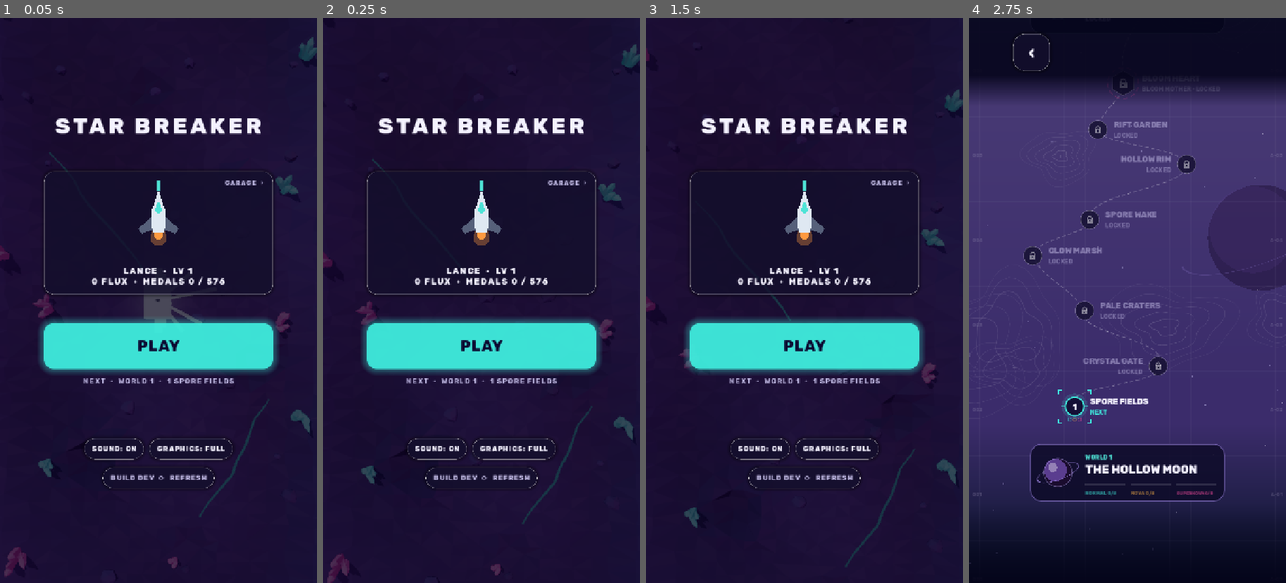
Above: before the commit, frames 1-4 (left to right).
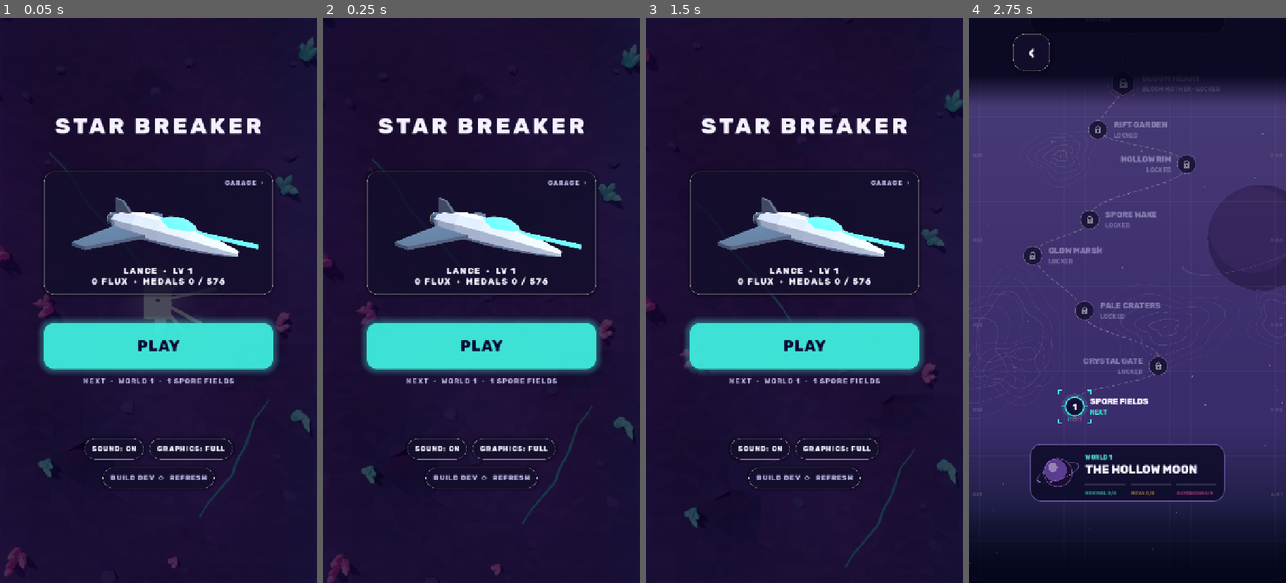
Above: after the commit, the same moments.

Repository: guillaumefont/games
Game: Godot game, scene res://scenes/boot.tscn
Same seed, same stepped clock (60 frames per second), same inputs: the game is played once before the commit and once after it.
Inputs:
- Up to frame 1 (0.05 s): no input
- Up to frame 2 (0.25 s): no input
- Up to frame 3 (1.5 s): click "PLAY" at 0.5 s; click "‹" at 1.25 s
- Up to frame 4 (2.75 s): click "PLAY" at 2 s

The runs differ from the first frame. In frame 1, 2.4% of the frame differs, in the area x 22-82%, y 28-43%; in frame 2, 2.4%; in frame 3, 2.4%; in frame 4, nothing differs.

Commit message:
Star Breaker: home and hangar show the real 3D ship
The home card and the hangar's swipe picker now render the in-game
ship model (VShips.model, painted with the player's colours) in its own
lit SubViewport (ShipView) at a fixed three-quarter angle, engines idle.
The Warden shows its pod ahead of the nose. Replaces the flat 2D icon
(VMap.draw_ship and ShipBadge are gone).

Co-Authored-By: Claude Opus 5.5 <noreply@anthropic.com>
Claude-Session: https://claude.ai/code/session_01VxP4fqoLZdDXZUfmgsxLmM

Diff:
--- /dev/null
+++ b/star-breaker/scripts/shipview.gd
@@ -0,0 +1,83 @@
+class_name ShipView
+extends SubViewportContainer
+## The real in-game ship model (VShips.model, painted with Progress.apply_paint) rendered in its
+## own little 3D world: lit by a key and a rim light, seen from a little above at a fixed
+## three-quarter angle (Guillaume, 2026-11-21: it doesn't need to turn). Used on the home screen's ship card and in the hangar's swipe picker. The Warden
+## shows its pod floating ahead of the nose. Call show_ship() after a ship or paint change.
+
+var kind := ""
+var paint_id := ""
+var yaw := -0.6
+var _vp: SubViewport
+var _turn: Node3D
+var _model: Node3D
+
+
+func _init(px := Vector2i(400, 300), dist := 25.0, look_y := 2.2) -> void:
+	stretch = true
+	mouse_filter = Control.MOUSE_FILTER_IGNORE
+	_vp = SubViewport.new()
+	_vp.own_world_3d = true
+	_vp.transparent_bg = true
+	_vp.msaa_3d = Viewport.MSAA_4X
+	_vp.size = px
+	_vp.render_target_update_mode = SubViewport.UPDATE_WHEN_VISIBLE
+	add_child(_vp)
+	var env := WorldEnvironment.new()
+	var e := Environment.new()
+	e.background_mode = Environment.BG_CLEAR_COLOR
+	e.ambient_light_source = Environment.AMBIENT_SOURCE_COLOR
+	e.ambient_light_color = Color("8f9cc8")
+	e.ambient_light_energy = 0.55
+	env.environment = e
+	_vp.add_child(env)
+	var key := DirectionalLight3D.new()
+	key.light_energy = 1.25
+	key.rotation = Vector3(deg_to_rad(-50), deg_to_rad(35), 0)
+	_vp.add_child(key)
+	var rim := DirectionalLight3D.new()
+	rim.light_energy = 0.7
+	rim.light_color = Color("7fe8ff")
+	rim.rotation = Vector3(deg_to_rad(-20), deg_to_rad(200), 0)
+	_vp.add_child(rim)
+	var cam := Camera3D.new()
+	cam.fov = 30.0
+	cam.position = Vector3(0, 10, 25) * dist / 25.0
+	_vp.add_child(cam)
+	cam.look_at_from_position(cam.position, Vector3(0, look_y, 0))
+	_turn = Node3D.new()
+	_vp.add_child(_turn)
+
+
+## Builds `k`'s model in paint `paint` (a Progress scheme; {} for stock). Rebuilds only when the
+## ship or paint changed.
+func show_ship(k: String, paint: Dictionary) -> void:
+	var pid := String(paint.get("id", "stock"))
+	if k == kind and pid == paint_id and _model:
+		return
+	kind = k
+	paint_id = pid
+	if _model:
+		_model.queue_free()
+	_model = Node3D.new()
+	var m := VShips.model(k)
+	Progress.apply_paint(m, paint)
+	# parked: engines idle, no exhaust flame
+	if m.has_meta("flame"):
+		m.get_meta("flame").visible = false
+	_model.add_child(m)
+	if k == "warden":
+		var pod := Models.pod()
+		pod.position = Vector3(11.0, 0.5, 0)
+		pod.scale = Vector3.ONE * 0.8
+		_model.add_child(pod)
+		_model.position.x = -2.0
+	_turn.add_child(_model)
+
+
+func _process(delta: float) -> void:
+	_turn.rotation.y = yaw
+	if _model and kind == "warden":
+		var pod: Node3D = _model.get_child(1)
+		var sp: Node3D = pod.get_meta("spin")
+		sp.rotation.x += delta * 2.0
--- a/star-breaker/scripts/vhud.gd
+++ b/star-breaker/scripts/vhud.gd
@@ -61,7 +61,7 @@
 var _sheet_pips: Pips
 var _sheet_note: Label
 var _sheet_play: Button
-var _home_ship: Control
+var _home_ship: ShipView
 var screen := "menu"
 ## Where the hangar's Back goes: the screen it was opened from.
 var _hangar_from := "menu"
@@ -216,10 +216,9 @@
 		var sb: StyleBoxFlat = _btn_medals.get_theme_stylebox(st)
 		sb.content_margin_top = 196
 	_btn_medals.pressed.connect(func(): show_screen("hangar"))
-	_home_ship = ShipBadge.new()
-	_home_ship.hud = self
-	_home_ship.k = 2.7
-	_home_ship.position = Vector2(COL_W / 2.0, 104)
+	_home_ship = ShipView.new(Vector2i(640, 240), 19.0)
+	_home_ship.position = Vector2(2, 2)
+	_home_ship.size = Vector2(COL_W - 4, 192)
 	_btn_medals.add_child(_home_ship)
 	var tag := _label("GARAGE  ›", 14, 800, C_MUTED, 2.0)
 	tag.horizontal_alignment = HORIZONTAL_ALIGNMENT_RIGHT
@@ -424,21 +423,6 @@
 		sb.shadow_color = Color(col, 0.35)
 
 
-## A ship drawn top-down in its paint, `k` times its map size (for the home screen's ship card).
-class ShipBadge:
-	extends Control
-	var hud: VHud
-	var k := 1.25
-
-	func _init() -> void:
-		mouse_filter = Control.MOUSE_FILTER_IGNORE
-
-	func _draw() -> void:
-		if hud:
-			var paint: Dictionary = hud.prog.paint_of(hud.ship) if hud.prog else {}
-			VMap.draw_ship(self, Vector2.ZERO, k, paint, hud.ship)
-
-
 ## Shows world `w` on the stage map.
 func select_world(w: int) -> void:
 	world_sel = clampi(w, 0, VStage.WORLDS.size() - 1)
@@ -625,9 +609,9 @@
 		l2 = "%s FLUX  ·  MEDALS %d / %d" % [_fmt(prog.flux), prog.total(), Progress.max_total()]
 	_btn_medals.text = "%s  ·  LV %d\n%s" % [String(kit.name).to_upper(), lv, l2]
 	if _home_ship:
-		_home_ship.queue_redraw()
+		_home_ship.show_ship(ship, prog.paint_of(ship) if prog else {})
 	if carousel:
-		carousel.queue_redraw()
+		carousel.refresh()
 	if _home_next:
 		var n := prog.next_stage(0) if prog else 0
 		if n < 0:
@@ -1016,17 +1000,24 @@
 	var hud: VHud
 	var drag := 0.0      # how far the finger has pulled the ship sideways
 	var slide := 0.0     # what's left of the slide after a switch, eased back to 0
+	var views := {}      # ship -> ShipView, the real model of each ship, turning
 	var _down := false
 	var _moved := false
 	var _start := 0.0
 	var _last := 0.0
 	var _vel := 0.0
-	var _t := 0.0
+
+	const VIEW_H := 236.0
 
 	func _init() -> void:
 		mouse_filter = Control.MOUSE_FILTER_STOP
 		clip_contents = true
 		set_process(true)
+		for k in VShips.ORDER:
+			var v := ShipView.new(Vector2i(640, 300), 21.0, 0.2)
+			v.size = Vector2(COL_W, VIEW_H)
+			add_child(v)
+			views[k] = v
 
 	func _index() -> int:
 		return maxi(0, VShips.ORDER.find(hud.ship))
@@ -1034,6 +1025,11 @@
 	func _ship_at(d: int) -> String:
 		var n: int = VShips.ORDER.size()
 		return VShips.ORDER[posmod(_index() + d, n)]
+
+	## Repaints each ship's model (after a paint change).
+	func refresh() -> void:
+		for k in views:
+			views[k].show_ship(k, hud.prog.paint_of(k) if hud.prog else {})
 
 	## Moves to the ship `d` steps along (+1 = next) and slides it in from that side.
 	func swipe(d: int) -> void:
@@ -1045,12 +1041,31 @@
 		hud.select_ship(k)
 
 	func _process(delta: float) -> void:
-		_t += delta
+		if hud == null:
+			return
 		if not _down:
 			drag = lerpf(drag, 0.0, minf(1.0, delta * 14.0))
 		slide = lerpf(slide, 0.0, minf(1.0, delta * 10.0))
 		if absf(slide) < 0.5:
 			slide = 0.0
+		var w := size.x
+		var off := drag + slide
+		# the current ship sits in the middle; while moving, the next one comes in from the side
+		# the finger pulls toward
+		var side := 1 if off < 0 else -1
+		for k in views:
+			var v: ShipView = views[k]
+			var x := w / 2
+			if k == hud.ship:
+				x += off
+			elif off != 0.0 and k == _ship_at(side):
+				x += side * w + off
+			else:
+				v.visible = false
+				continue
+			v.visible = true
+			v.size = Vector2(w, VIEW_H)
+			v.position = Vector2(x - v.size.x / 2, 0)
 		queue_redraw()
 
 	func _gui_input(e: InputEvent) -> void:
@@ -1083,27 +1098,23 @@
 				_moved = true
 			accept_event()
 
+	## Under the ships: a turntable pad; over them (names, arrows, dots) is drawn here too, since
+	## the names sit below the views.
 	func _draw() -> void:
 		if hud == null:
 			return
 		var w := size.x
 		var cy := 124.0
 		var off := drag + slide
-		# the pad the ship sits on
-		draw_circle(Vector2(w / 2, cy + 6), 112, Color(1, 1, 1, 0.04))
-		draw_arc(Vector2(w / 2, cy + 6), 112, 0, TAU, 64, Color(1, 1, 1, 0.12), 2.0, true)
-		for d: int in [-1, 0, 1]:
-			var x: float = w / 2 + d * w + off
-			if x < -w * 0.6 or x > w * 1.6:
-				continue
-			var k: String = hud.ship if d == 0 else _ship_at(d)
+		var pad := Rect2(w / 2 - 150, 176, 300, 56)
+		_ellipse(pad.get_center(), pad.size / 2, Color(1, 1, 1, 0.05), Color(1, 1, 1, 0.16))
+		var side := 1 if off < 0 else -1
+		for d: int in [0, side]:
 			if d != 0 and off == 0.0:
 				continue
-			var paint: Dictionary = hud.prog.paint_of(k) if hud.prog else {}
-			var bob := 5.0 * sin(_t * 2.2)
+			var x: float = w / 2 + d * w + off
+			var k: String = hud.ship if d == 0 else _ship_at(d)
 			var fade := clampf(1.0 - absf(x - w / 2) / w, 0.0, 1.0)
-			var c := Vector2(x, cy + bob)
-			VMap.draw_ship(self, c, 3.5, paint, k)
 			var f: Font = hud.fonts[800]
 			var name := String(VShips.KITS[k].name).to_upper()
 			var fs := 30
@@ -1120,6 +1131,14 @@
 			var dx := (i - (n - 1) / 2.0) * 22.0
 			var on := i == _index()
 			draw_circle(Vector2(w / 2 + dx, 290), 6.0 if on else 4.0, Color(1, 1, 1, 0.9 if on else 0.3))
+
+	func _ellipse(c: Vector2, r: Vector2, fill: Color, line: Color) -> void:
+		var pts := PackedVector2Array()
+		for i in 49:
+			var a := TAU * i / 48.0
+			pts.append(c + Vector2(cos(a) * r.x, sin(a) * r.y))
+		draw_colored_polygon(pts.slice(0, 48), fill)
+		draw_polyline(pts, line, 2.0, true)
 
 
 class Pips:
--- a/star-breaker/scripts/vmap.gd
+++ b/star-breaker/scripts/vmap.gd
@@ -380,28 +380,6 @@
 	ci.draw_line(c + Vector2(4.5, -3) * k, c + Vector2(4.5, -1) * k, col, 2.2 * k)
 	ci.draw_rect(body, col)
 	ci.draw_circle(c + Vector2(0, 3.2) * k, 1.6 * k, C_INK)
-
-
-## A top-down ship in its paint: a dart with swept wings, a canopy and an engine glow.
-static func draw_ship(ci: CanvasItem, c: Vector2, k: float, paint: Dictionary, kind: String) -> void:
-	var hull := Color(String(paint.get("hull", "dfe8f2")))
-	var dark := Color(String(paint.get("dark", "56607a")))
-	var glow := Color(String(paint.get("glow", "4fe3d6")))
-	var flame := Color(String(paint.get("flame", ""))) if String(paint.get("flame", "")) != "" else Color("ff9a40")
-	ci.draw_circle(c + Vector2(0, 17) * k, 7 * k, Color(flame, 0.35))
-	ci.draw_circle(c + Vector2(0, 15) * k, 4 * k, flame)
-	var wing := PackedVector2Array([c + Vector2(0, -6) * k, c + Vector2(17, 10) * k, c + Vector2(14, 14) * k, c + Vector2(0, 9) * k,
-		c + Vector2(-14, 14) * k, c + Vector2(-17, 10) * k])
-	ci.draw_colored_polygon(wing, dark)
-	var body := PackedVector2Array([c + Vector2(0, -22) * k, c + Vector2(6, -4) * k, c + Vector2(5, 13) * k, c + Vector2(-5, 13) * k, c + Vector2(-6, -4) * k])
-	ci.draw_colored_polygon(body, hull)
-	ci.draw_colored_polygon(PackedVector2Array([c + Vector2(0, -14) * k, c + Vector2(3, -6) * k, c + Vector2(0, -2) * k, c + Vector2(-3, -6) * k]), glow)
-	if kind == "warden":
-		# the pod rides ahead of the Warden
-		ci.draw_circle(c + Vector2(0, -32) * k, 6 * k, Color(glow, 0.3))
-		ci.draw_circle(c + Vector2(0, -32) * k, 4 * k, glow)
-	else:
-		ci.draw_line(c + Vector2(0, -22) * k, c + Vector2(0, -30) * k, glow, 2.5 * k, true)
 
 
 func _rounded(r: Rect2, rad: float) -> PackedVector2Array:
Not shown, added: star-breaker/scripts/shipview.gd.uid
Not shown, added: star-breaker/tools/garage_shots.gd.uid
Not shown, changed: star-breaker/AGENTS.md
